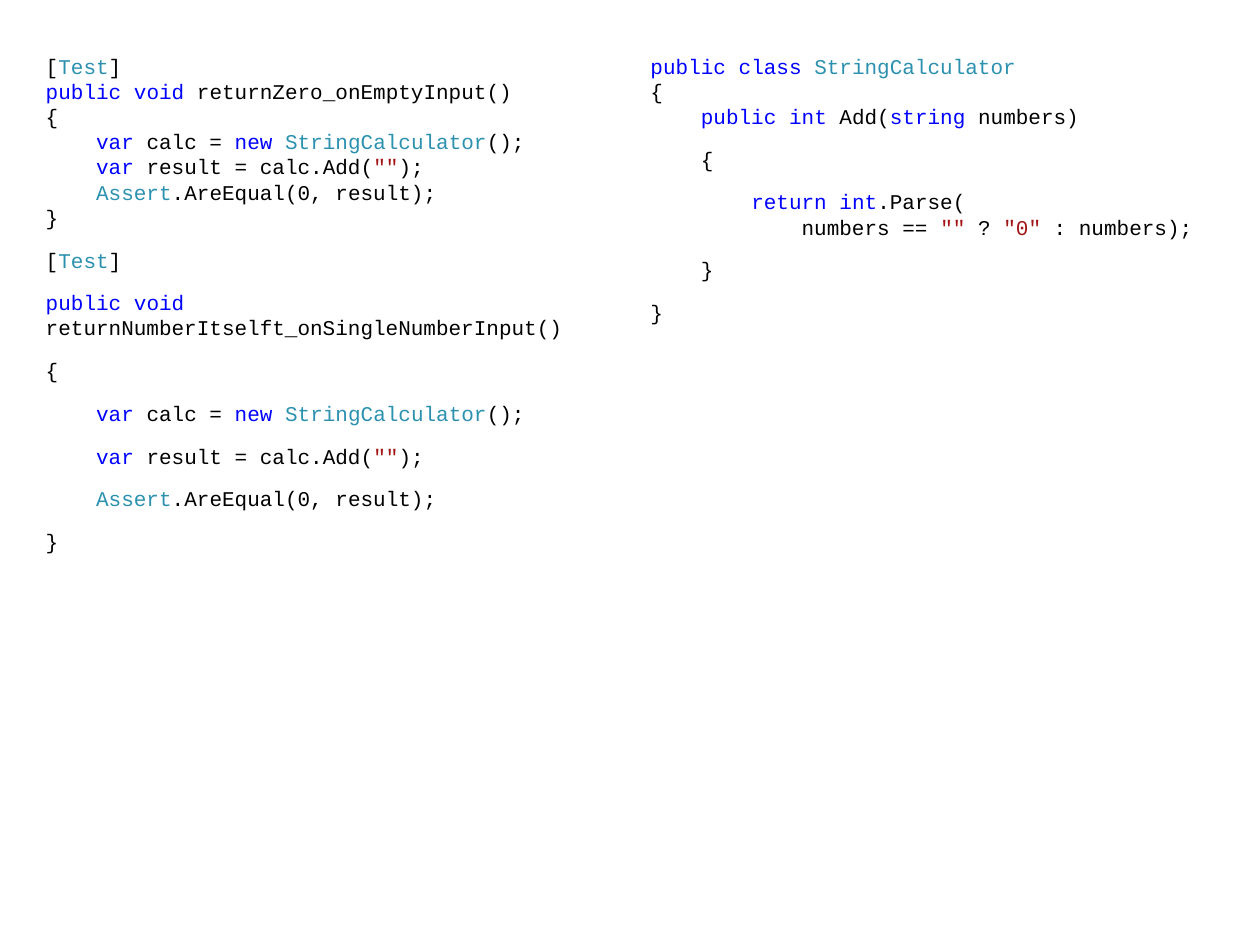
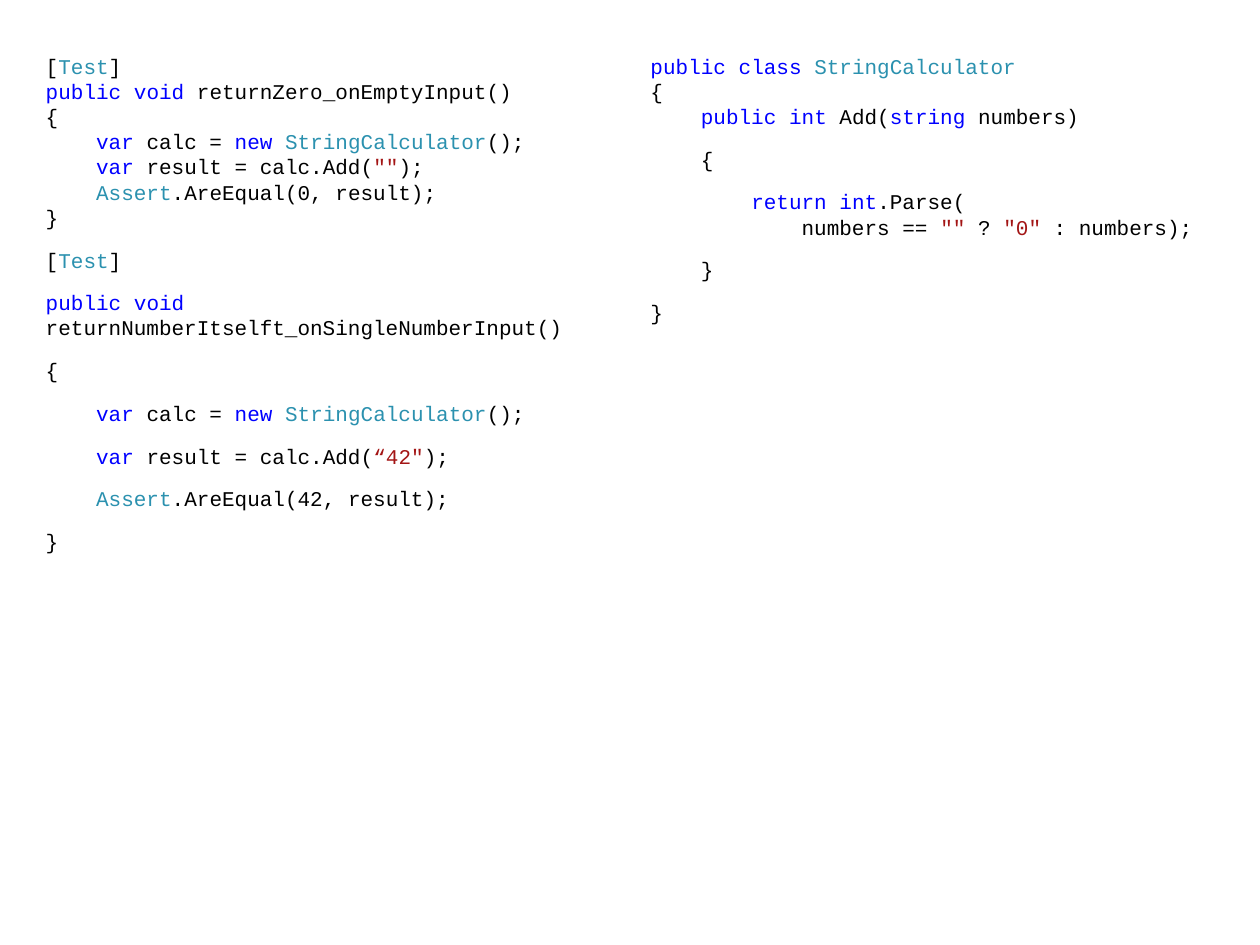
Before and after one commit to xoposhiy/testing-course, a slide deck: slide 4 of Tdd/StringCalculator Kata.pptx. Drawn at 1260x945 pixels with LibreOffice and Linux fonts; fonts in the diff are those of the drawing. Boxes give left, top, right and bottom in pixels: in the first picture for what was removed or moved away, otherwise in the second. Text is boxed around its words. In the diff, an @@ line names an element or a change of style, - is before the commit and + after.

```diff
--- a/Tdd/StringCalculator Kata.pptx
+++ b/Tdd/StringCalculator Kata.pptx
@@ text at [96,449,449,511]: text changed @@
-var result = calc.Add("");
-Assert.AreEqual(0, result);
+var result = calc.Add(“42");
+Assert.AreEqual(42, result);
```
Also in this commit, not shown: 1 other slide changed, 1 other file.
